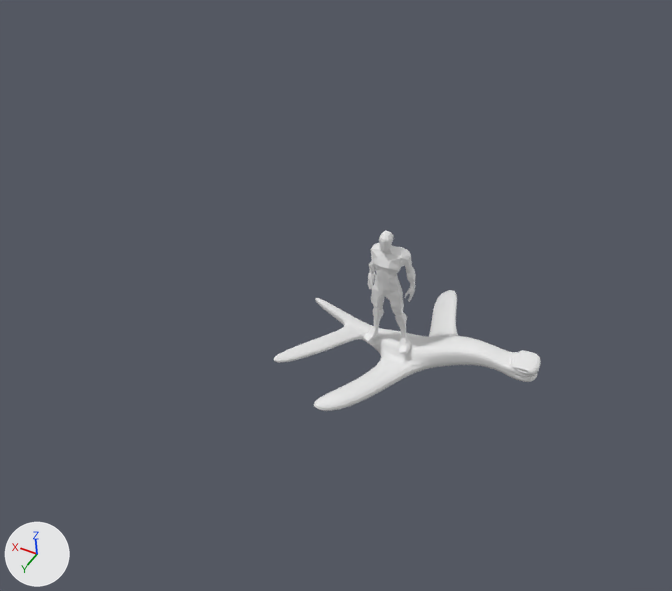
A saved change to the Blender file organization/3D Krieger Ferien/Krieger Melli.blend.
One viewpoint serves both versions: the file's camera 'Camera.001'. The lights are fixed; the arrows at lower left show +X, +Y and +Z.
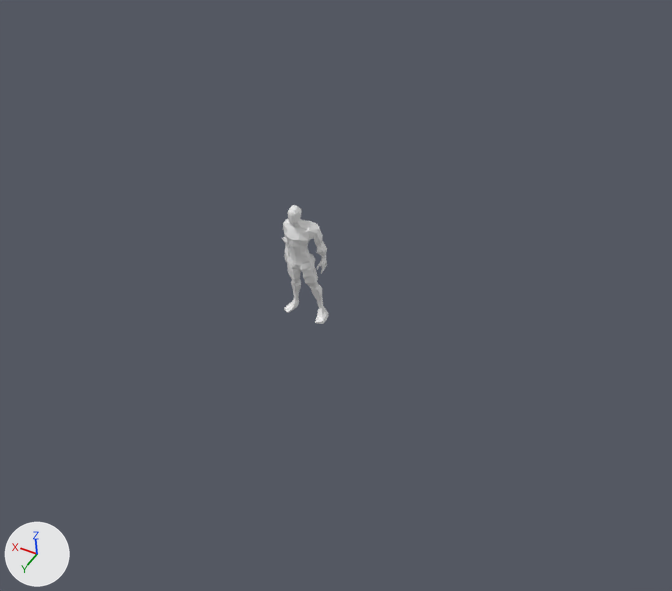
Where the change shows, as pixel boxes (x1, y1, x2, y2) in the pictures (672 x 591 px):
'Cube.001', hidden
    before: (274, 290, 541, 411)
'Cube', moved
    before: (363, 231, 416, 354)
    after: (282, 219, 329, 324)
'Cube.002', added
    after: (287, 205, 302, 226)

Patch to the scene script:
```diff
--- a/organization/3D Krieger Ferien/Krieger Melli.blend.py
+++ b/organization/3D Krieger Ferien/Krieger Melli.blend.py
@@ me_cube_002 @@
+me_cube_002.from_pydata(...)  # 70 vertices, 57 faces; spans x 0.0..0.71, y -0.07..1.71, z 1.92..3.97
@@ ob_cube @@
 ob_cube = bpy.data.objects.new('Cube', me_cube_001)
-ob_cube.location = (-3.18, 2.31, 2.36)
+ob_cube.location = (3.2, 2.31, 2.36)
 ob_cube.scale = (0.55, 0.55, 0.55)
@@ ob_cube_001 @@
 _m = ob_cube_001.modifiers.new('Mirror', 'MIRROR')
 _m.use_clip = True
+ob_cube_001.hide_viewport = True
@@ ob_cube_002 @@
+ob_cube_002 = bpy.data.objects.new('Cube.002', me_cube_002)
+ob_cube_002.location = (3.2, 2.31, 2.36)
+ob_cube_002.scale = (0.55, 0.55, 0.55)
+_m = ob_cube_002.modifiers.new('Mirror', 'MIRROR')
+_m.use_clip = True
```
